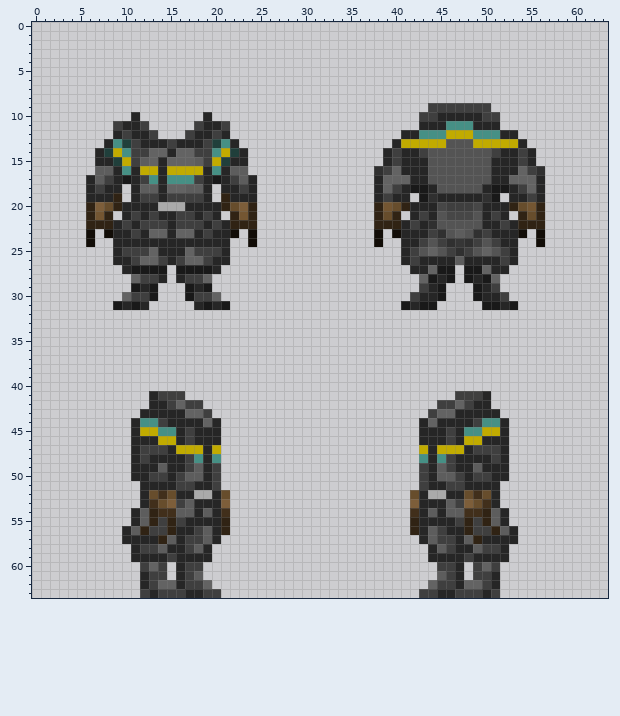
Two states of a pixel-art sprite, Resources/Textures/Clothing/OuterClothing/Suits/atmos_firesuit.rsi/equipped-OUTERCLOTHING-vox.png. This is how it looked before the edit.
The file is 64x64 pixels. Colours within 5 levels of each other are drawn and written as one.
And afterwards:
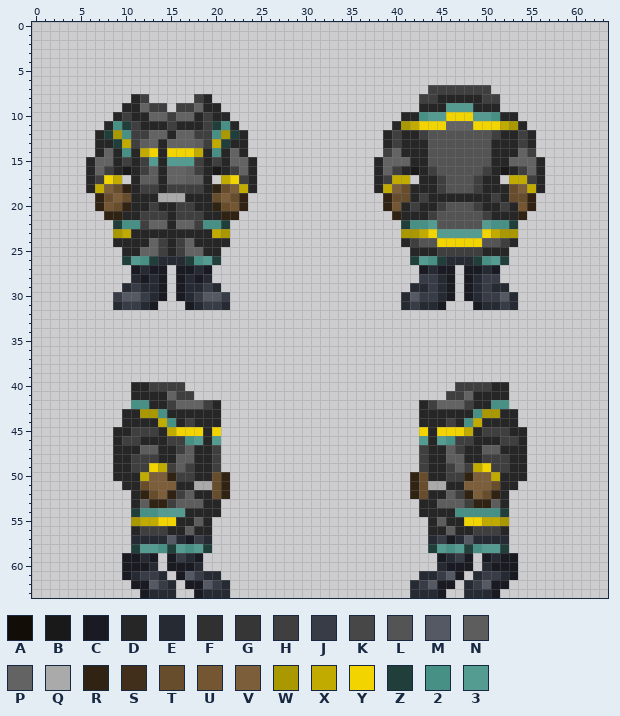
Palette (. is transparent): A #120d07  B #191919  C #191a22  D #262626  E #262a33  F #303030  G #363636  H #3f3f3f  J #383c47  K #474747  L #545454  M #555963  N #5d5d5d  P #636363  Q #aaaaaa  R #302314  S #412f1b  T #674d2c  U #745632  V #7d5e3a  W #aa9800  X #c1ab00  Y #f2d500  Z #203f3b  2 #469085  3 #549c91
From old to new:
Changed rows in their new state; - is an unchanged pixel.
first column x 6:
 7 --------------------------------------HHHHHHH------
 8 -----DH-----HD-----------------------HHDDDDDHH-----
 9 ----DDPHH-HHPDD----------------------DDD333DDD-----
10 ---DH-DPPHPPDHDD-------------------DD233YYY332DD---
11 --D2ZHDDDHDDDHZ2D-----------------DWXYYYPPPYYYXWD--
12 -DZW2HHPPDPPHH2WZD---------------DH--HLLLLLLLH--HD-
13 -D-ZX-NP-PPPN-XZ-D---------------DHDDDLL---LLDDDHD-
14 --PD-DXYDYYYXD-DP----------------HP--D-------D--PH-
15 DPPDHDH3-333HDHDPPD-------------DPPP-----------PPPD
16 DPH-B-HN-PPNH-B-HPD-------------DPH-B-H-----H-B-HPD
17 -HYX.-NN-PPNN-.XYH---------------HXX.-DH---HD-.XXH-
18 -XVTR-HH-HHHH-RTVX---------------XVTDD-H---H-DDTVX-
19 .RTVT-DDQQQDD-TVTR.-------------.RTTDHD-----DHDTTR.
20 .RUTR--HDDHH--RTUR.-------------.RUDH--HLLLH--HDUR.
21 ..-R-DH-H---HD-R-..-------------..-D-DH-LLL-HD-D-..
22 ...Z22-PP-PP-22Z...-------------...Z223-----322Z...
23 .-.WXD-DD-DD-DXW.-.-------------.-.WWXY33333YXWW.-.
24 .------PH-HP------.-------------.---HL-YYYYY-LH---.
25 ---.DDP-H-H-PDD.-------------------.DDDH-H-HDDD.---
26 ---.Z32ZEEEZ23Z.-------------------.Z32ZEEEZ23Z.---
27 ----.CECC-CCEC.---------------------.CECC-CCEC.----
28 -----ECEC-CECE-----------------------JJEC-CEJJ-----
29 ----EJEEC-CEEJE---------------------EEJEC-CEJEE----
30 ---JMMJEC-CEJMMJ-------------------EMJJEC-CEJJME---
31 ---EJJEC---CEJJE-------------------EJEEC---CEEJE---
first column x 9:
40 --DDHHHH------------------------------HHHHDD--
41 --DD-DP-H----------------------------H-PD-DD--
42 --22----PPHD----------------------DHPP----22--
43 -DDWW2--DDDD----------------------DDDD--2WWDD-
44 -D-DDX2-H-D------------------------D-H-2XDD-D-
45 DDHHHDXYYY-Y----------------------Y-YYYXDHHHDD
46 DHH--DHH23-3----------------------3-32HHD--HHD
47 DD-NND-HND-H----------------------H-DNH-DNN-DD
48 DDH-H--NND-H----------------------H-DNN--H-HDD
49 DDHHYXHN-D--------------------------D-NHXYHHDD
50 DD-XVVR-HD-TR--------------------RT-DH-RVVX-DD
51 -DDTVVVDDQQTR--------------------RTQQDDVVVTDD-
52 --DR-VRHNDDTR--------------------RTDDNHRV-RD--
53 --DNRRHN-N--.--------------------.--N-NHRRND--
54 --Z22333D-D-.--------------------.-D-D22222Z--
55 --WXXYYD-N-..--------------------..-N-DYYXXW--
56 -.DH--D-NDD..--------------------..DDN-D--HD.-
57 -.EEEEMECJE.----------------------.EJCEMEEEE.-
58 --Z332Z323Z------------------------Z323Z233Z--
59 -CCEC.CJEC.------------------------.CEJC.CECC-
60 -CCCE.CCCE--------------------------ECCC.ECCC-
61 -CEJJE-CMJEE----------------------EEJMC-EJJEC-
62 --CCMJE.CCMJE--------------------EJMCC.EJMCC--
63 ---CEEE..CEEE--------------------EEEC..EEEC---
Boxes around the changes in both pictures, in picture pixels (x1, y1, x2, y2):
changed: (374, 85, 545, 310)
changed: (86, 94, 257, 310)
changed: (113, 382, 230, 598)
changed: (410, 382, 527, 598)
